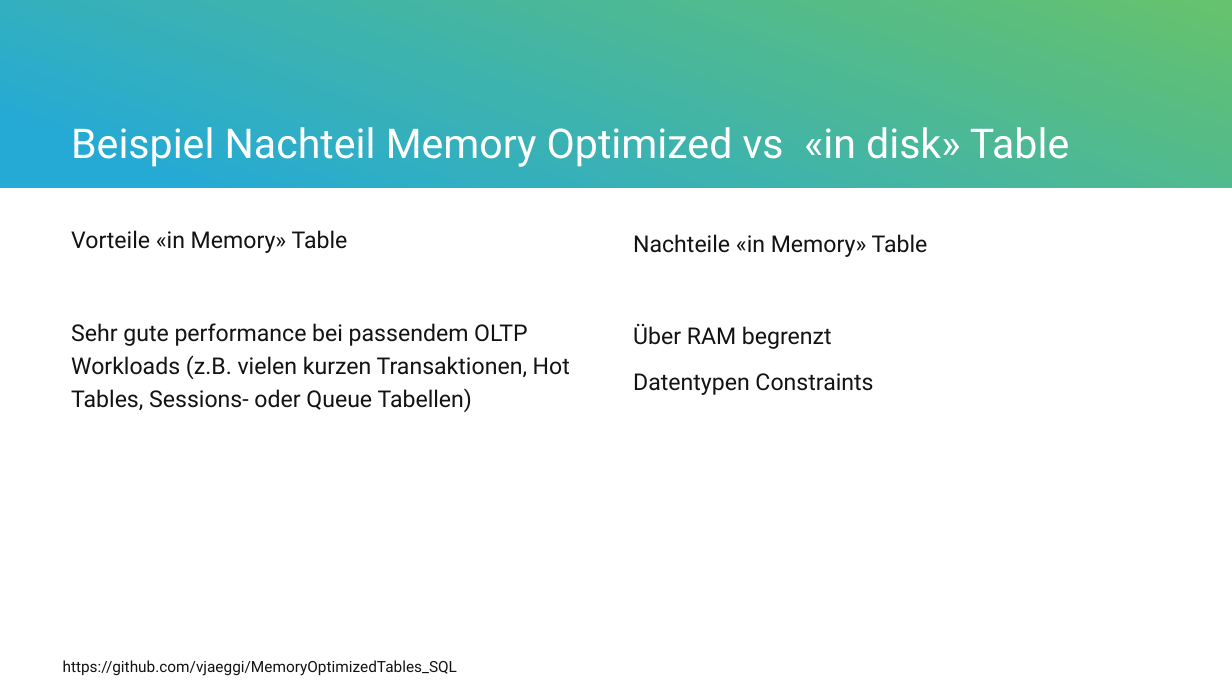
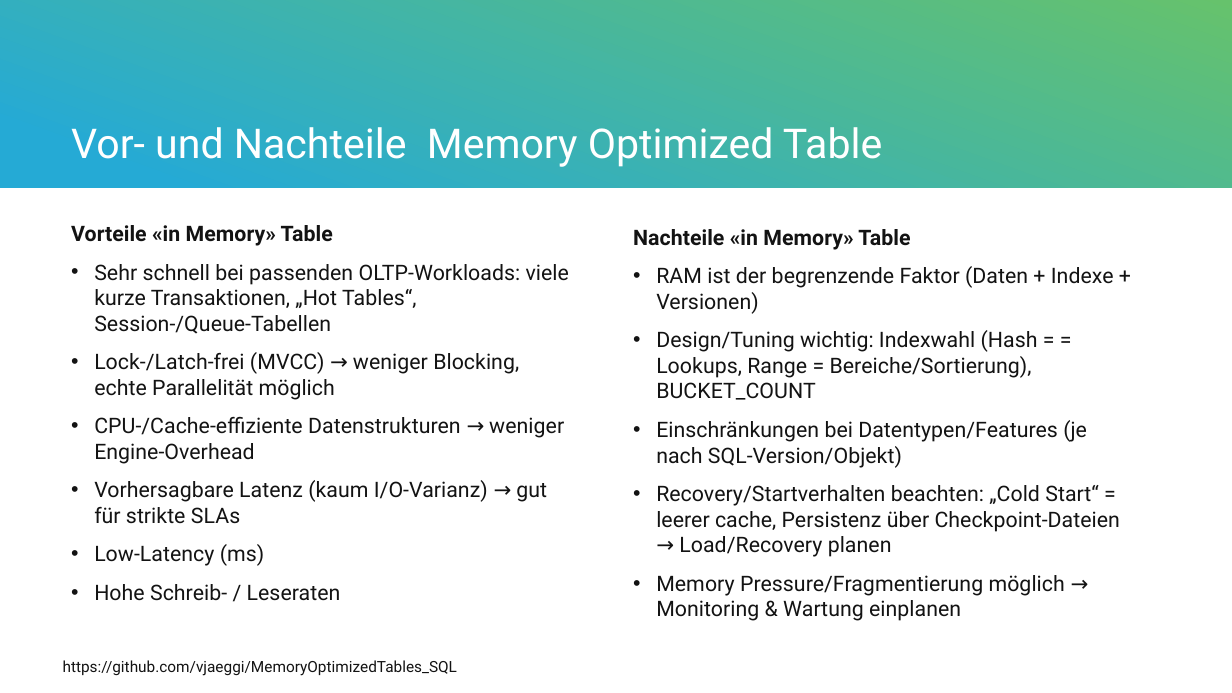
Before and after one commit to vjaeggi/MemoryOptimizedTables_SQL, a slide deck: slide 8 of presentation/MemoryOptimizedTables_SQLDatenbanken.pptx. Drawn at 1232x693 pixels with LibreOffice and Linux fonts; fonts in the diff are those of the drawing. Boxes give left, top, right and bottom in pixels: in the first picture for what was removed or moved away, otherwise in the second. Text is boxed around its words. In the diff, an @@ line names an element or a change of style, - is before the commit and + after.

```diff
--- a/presentation/MemoryOptimizedTables_SQLDatenbanken.pptx
+++ b/presentation/MemoryOptimizedTables_SQLDatenbanken.pptx
@@ title at [71,127,882,167]: text changed @@
-Beispiel Nachteil Memory Optimized vs «in disk» Table
+Vor- und Nachteile Memory Optimized Table
@@ text at [71,225,333,246]: size 18 to 16.6 pt, bold on in "Vorteile «in Memory» Table"; line spacing 1.2 to 1 @@
@@ text at [633,229,910,250]: size 18 to 16.6 pt, bold on in "Nachteile «in Memory» Table"; line spacing 1.2 to 1 @@
@@ text at [94,264,569,601]: text changed; size 18 to 16.6 pt @@
-Sehr gute performance bei passendem OLTP Workloads (z.B. vielen kurzen Transaktionen, Hot Tables, Sessions- oder Queue Tabellen)
+• Sehr schnell bei passenden OLTP-Workloads: viele kurze Transaktionen, „Hot Tables“, Session-/Queue-Tabellen
+• Lock-/Latch-frei (MVCC) → weniger Blocking, echte Parallelität möglich
+• CPU-/Cache-effiziente Datenstrukturen → weniger Engine-Overhead
+• Vorhersagbare Latenz (kaum I/O-Varianz) → gut für strikte SLAs
+• Low-Latency (ms)
+• Hohe Schreib- / Leseraten
@@ text at [656,266,1120,621]: text changed; size 18 to 16.6 pt @@
-Über RAM begrenzt
-Datentypen Constraints
+• RAM ist der begrenzende Faktor (Daten + Indexe + Versionen)
+• Design/Tuning wichtig: Indexwahl (Hash = = Lookups, Range = Bereiche/Sortierung), BUCKET_COUNT
+• Einschränkungen bei Datentypen/Features (je nach SQL-Version/Objekt)
+• Recovery/Startverhalten beachten: „Cold Start“ = leerer cache, Persistenz über Checkpoint-Dateien → Load/Recovery planen
+• Memory Pressure/Fragmentierung möglich → Monitoring & Wartung einplanen
```
Also in this commit, not shown: 3 other slides changed, 3 slides added, 2 slides removed, 3 other files.
